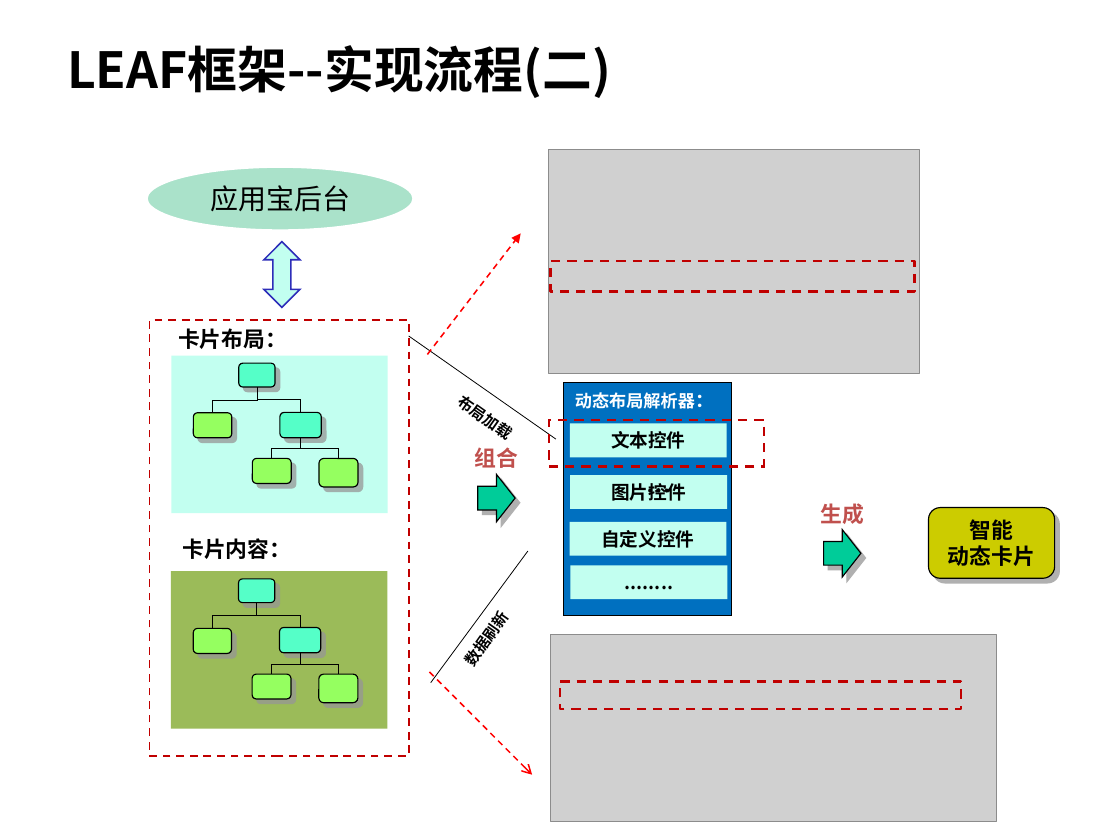
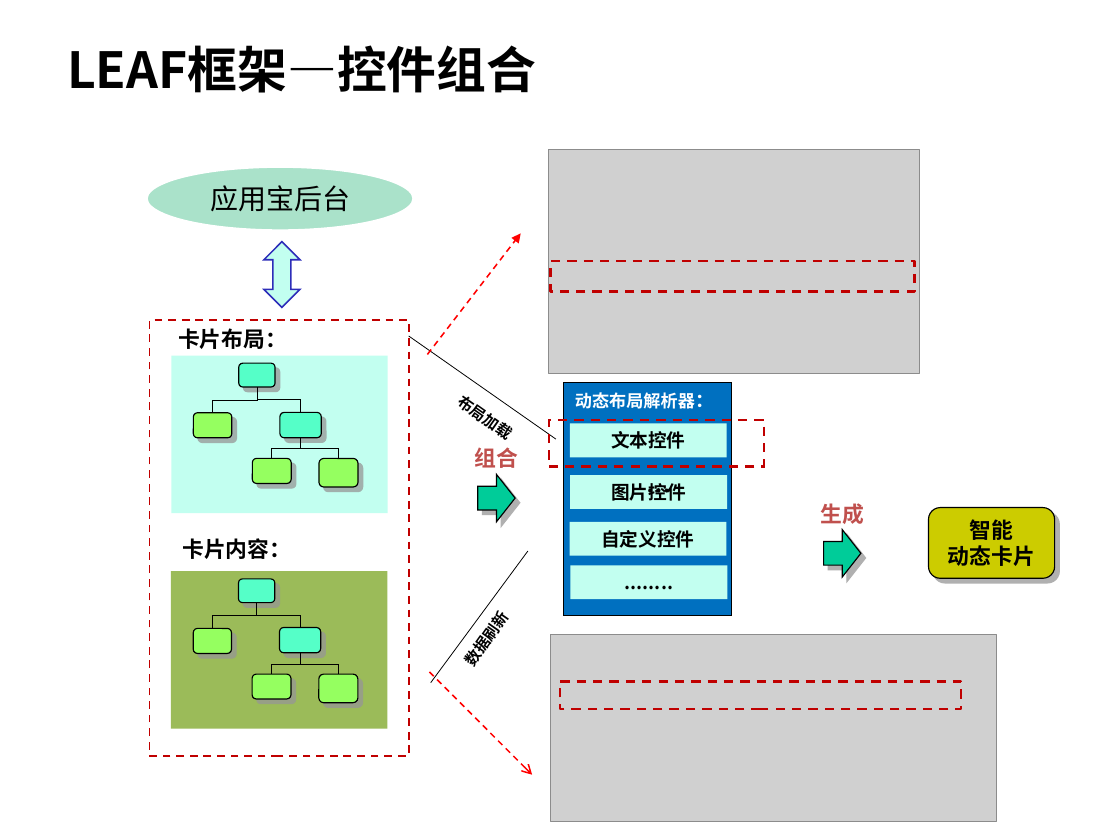
Before and after one commit to hamlingong/data, a slide deck: slide 10 of promote/深圳合肥大连组_hamlingong(龚海龙).ppt. Drawn at 1120x840 pixels with LibreOffice and Linux fonts; fonts in the diff are those of the drawing; grey boxes stand for pictures; background and template pictures are left out. Boxes give left, top, right and bottom in pixels: in the first picture for what was removed or moved away, otherwise in the second. Text is boxed around its words. In the diff, an @@ line names an element or a change of style, - is before the commit and + after.

```diff
--- a/promote/深圳合肥大连组_hamlingong(龚海龙).ppt
+++ b/promote/深圳合肥大连组_hamlingong(龚海龙).ppt
@@ title at (67, 45, 536, 93): text changed @@
-LEAF框架--实现流程(二)
+LEAF框架—控件组合
```
Also in this commit, not shown: 15 other slides changed, 1 other file.
